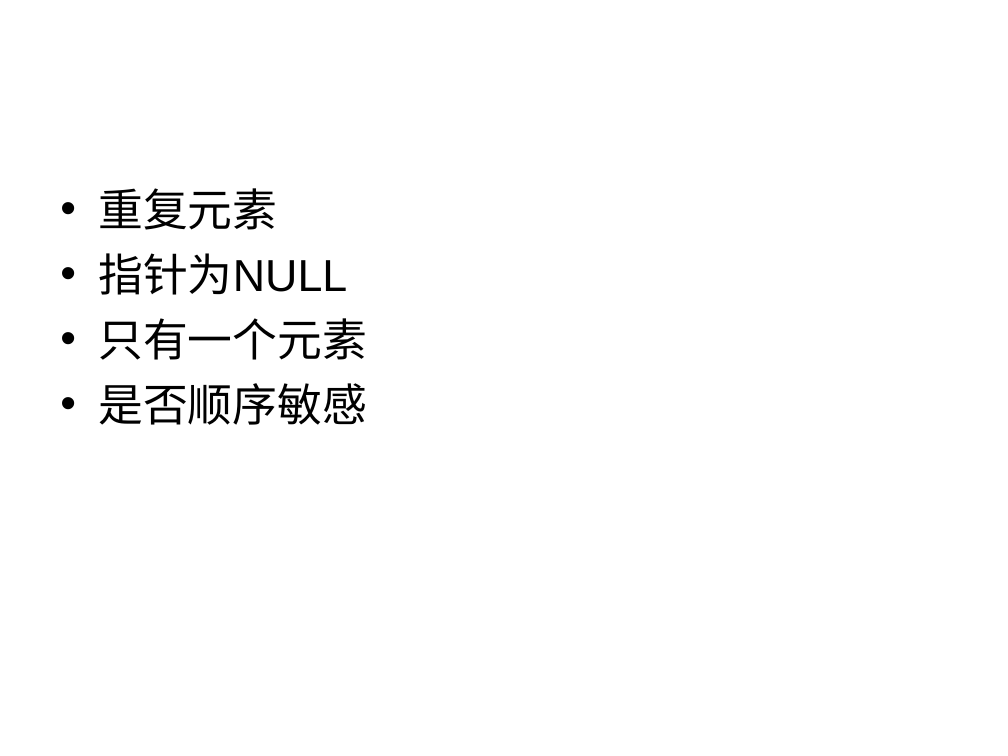
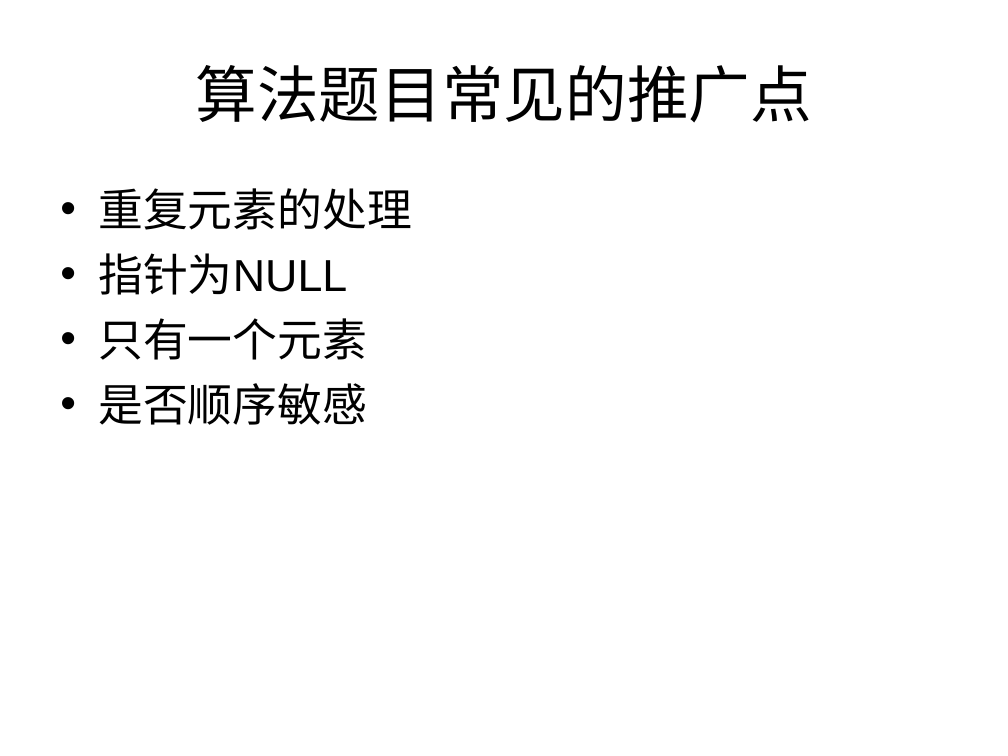
Before and after one commit to houjingbiao/leetcode, a slide deck: slide 30 of solutions/00conclusion.ppt (slide 31 before the commit). Drawn at 1008x756 pixels with LibreOffice and Linux fonts; fonts in the diff are those of the drawing. Boxes give left, top, right and bottom in pixels: in the first picture for what was removed or moved away, otherwise in the second. Text is boxed around its words. In the diff, an @@ line names an element or a change of style, - is before the commit and + after.

```diff
--- a/solutions/00conclusion.ppt
+++ b/solutions/00conclusion.ppt
@@ title added at box(196, 65, 812, 123), 44 pt, text #000000 @@
+算法题目常见的推广点
@@ text at box(98, 188, 412, 230): text changed @@
-• 重复元素
+• 重复元素的处理
```
Also in this commit, not shown: 12 other slides changed, 6 slides removed.
